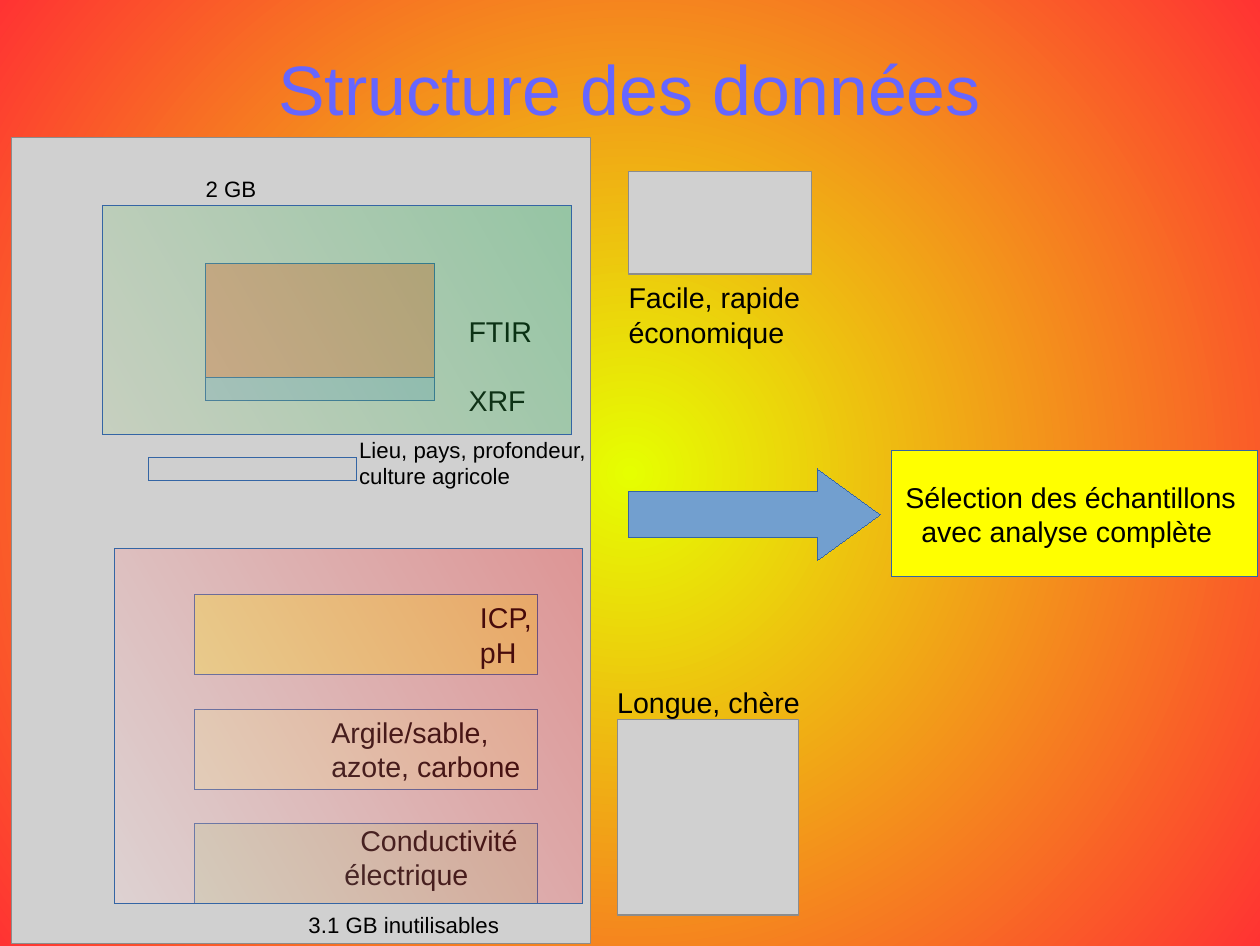
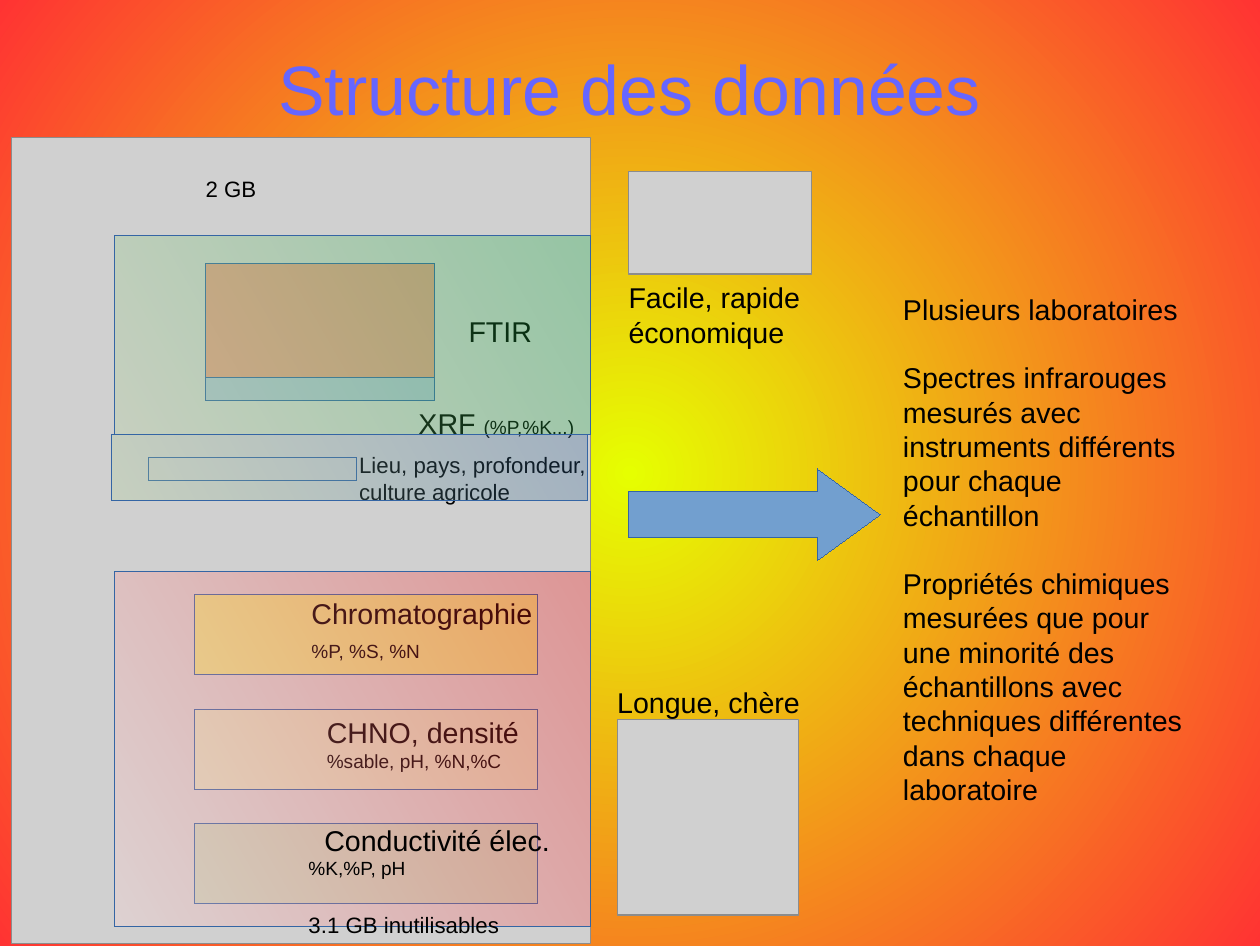
Before and after one commit to opsabarsec/African-soil-chemistry, a slide deck: slide 5 of documents/P7_presentation.odp. Drawn at 1260x946 pixels with LibreOffice and Linux fonts; fonts in the diff are those of the drawing; grey boxes stand for pictures. Boxes give left, top, right and bottom in pixels: in the first picture for what was removed or moved away, otherwise in the second. Text is boxed around its words. In the diff, an @@ line names an element or a change of style, - is before the commit and + after.

```diff
--- a/documents/P7_presentation.odp
+++ b/documents/P7_presentation.odp
@@ rectangle: place and size @@
-rectangle at <box>103,206,572,434</box>
+rectangle at <box>114,236,590,434</box>
@@ text "Plusieurs laboratoires": place and size @@
-text "Plusieurs laboratoires" at <box>892,450,1258,576</box>
+text "Plusieurs laboratoires" at <box>903,367,1182,771</box>
@@ text "Plusieurs laboratoires" at <box>903,367,1182,771</box>: vertical alignment middle to top; fill #FFFF00 to none; outline #3465A4 0 pt to none @@
@@ text at <box>903,367,1182,771</box>: text changed @@
-Sélection des échantillons
-avec analyse complète
+Plusieurs laboratoires
+Spectres infrarouges mesurés avec instruments différents pour chaque échantillon
+Propriétés chimiques mesurées que pour une minorité des échantillons avec techniques différentes dans chaque laboratoire
@@ text at <box>418,414,575,438</box>: text changed; size 18 to 12 pt @@
-XRF
+XRF (%P,%K...)
@@ rectangle added at <box>112,434,588,501</box>, fill gradient #2A6099 to #AFD095, outline #3465A4 0 pt @@
@@ text "Lieu, pays, profondeur,": place and size @@
-text "Lieu, pays, profondeur," at <box>359,442,586,489</box>
+text "Lieu, pays, profondeur," at <box>359,457,586,505</box>
@@ rectangle: place and size @@
-rectangle at <box>114,549,583,903</box>
+rectangle at <box>114,572,590,926</box>
@@ text at <box>311,603,532,661</box>: text changed @@
-ICP, pH
+Chromatographie
+%P, %S, %N
@@ text at <box>327,722,519,772</box>: text changed; size 18 to 12 pt @@
-Argile/sable, azote, carbone
+CHNO, densité
+%sable, pH, %N,%C
@@ text added at <box>308,828,549,879</box>, 18 pt, text #000000 @@
+Conductivité élec.
+%K,%P, pH
@@ text removed at <box>344,830,517,891</box> @@
-Conductivité électrique
```
Also in this commit, not shown: 1 other slide changed, 7 slides added, 1 slide removed, 6 other files.
